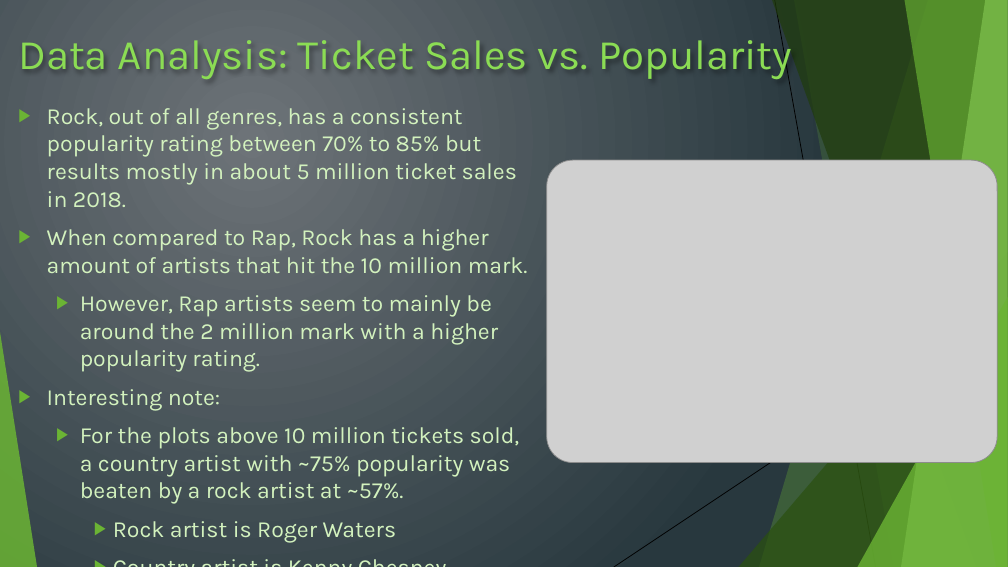
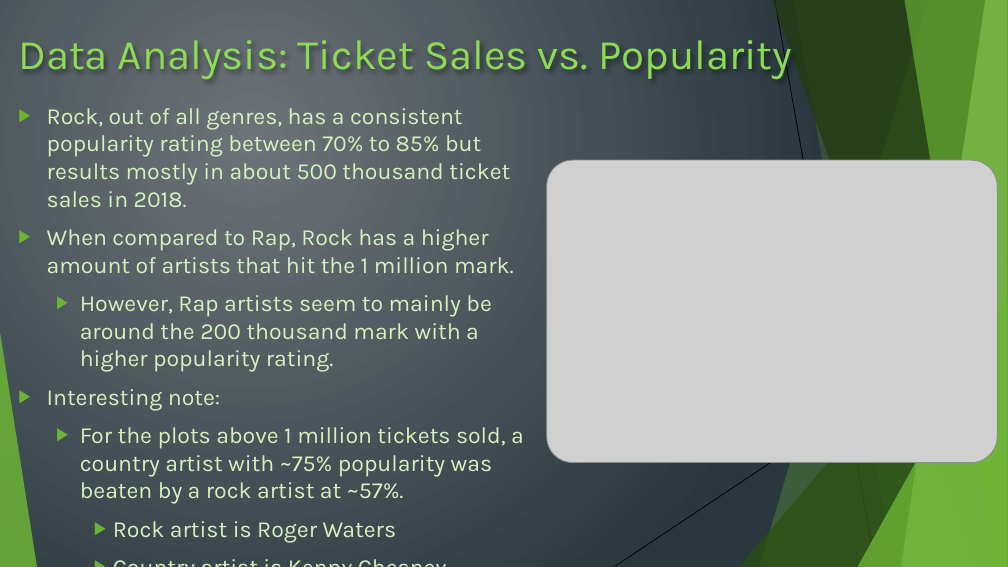
Before and after one commit to brenthl88/Group-Work-Spotify, a slide deck: slide 13 of 01_Project_-_Team_7_-_Spotify_Metrics_vs_Ticket_Sales.pptx. Drawn at 1008x567 pixels with LibreOffice and Linux fonts; fonts in the diff are those of the drawing; grey boxes stand for pictures. Boxes give left, top, right and bottom in pixels: in the first picture for what was removed or moved away, otherwise in the second. Text is boxed around its words. In the diff, an @@ line names an element or a change of style, - is before the commit and + after.

```diff
--- a/01_Project_-_Team_7_-_Spotify_Metrics_vs_Ticket_Sales.pptx
+++ b/01_Project_-_Team_7_-_Spotify_Metrics_vs_Ticket_Sales.pptx
@@ text at box(47, 108, 514, 372): text changed @@
-▶ Rock, out of all genres, has a consistent popularity rating between 70% to 85% but results mostly in about 5 million ticket sales in 2018.
-▶ When compared to Rap, Rock has a higher amount of artists that hit the 10 million mark.
-  ▶ However, Rap artists seem to mainly be around the 2 million mark with a higher popularity rating.
+▶ Rock, out of all genres, has a consistent popularity rating between 70% to 85% but results mostly in about 500 thousand ticket sales in 2018.
+▶ When compared to Rap, Rock has a higher amount of artists that hit the 1 million mark.
+  ▶ However, Rap artists seem to mainly be around the 200 thousand mark with a higher popularity rating.
@@ text at box(80, 427, 524, 504): text changed @@
-  ▶ For the plots above 10 million tickets sold, a country artist with ~75% popularity was beaten by a rock artist at ~57%.
+  ▶ For the plots above 1 million tickets sold, a country artist with ~75% popularity was beaten by a rock artist at ~57%.
```
Also in this commit, not shown: 1 other slide changed.
